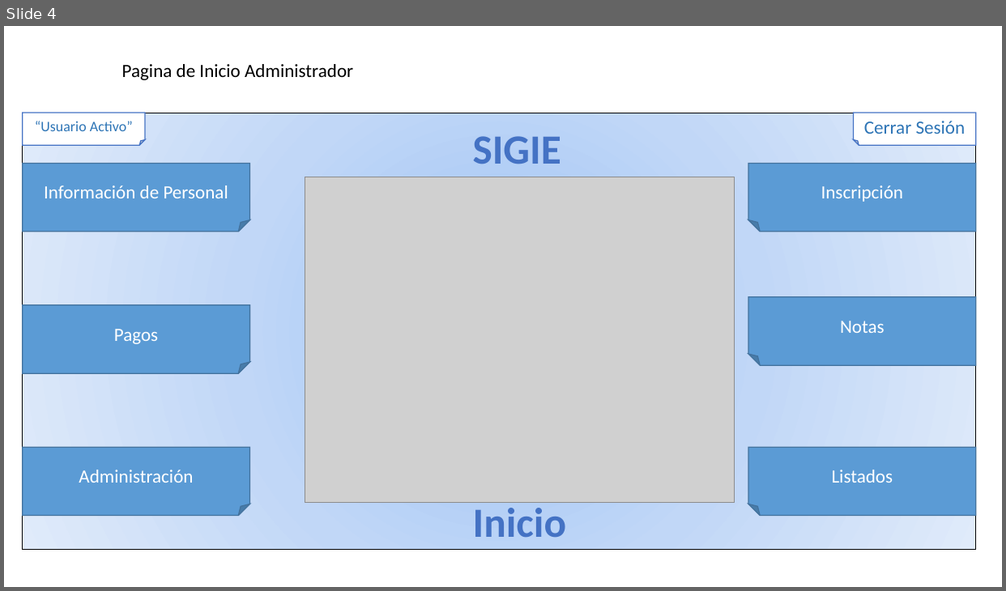
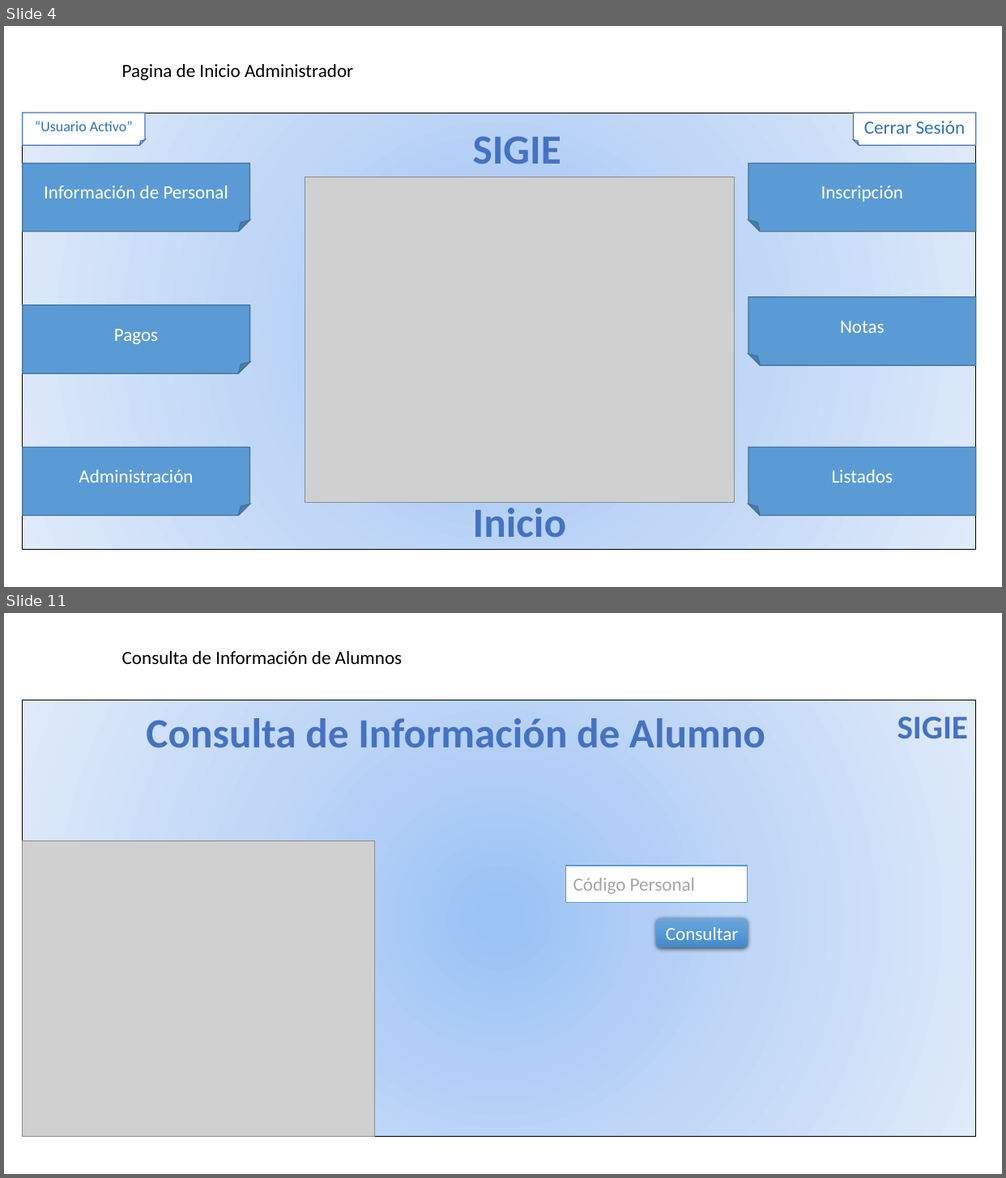
Before and after one commit to rmansilla8/SIGIE, a slide deck: Documentacion/MapaDeNavegacion.pptx. Shown one above the other, each under a label of ours: slide 4 before the commit, slides 4 and 11 after it; the slides between them are not shown. The pictures are 1006x591 and 1006x1178 pixels, drawn with LibreOffice and Linux fonts; fonts in the diff are those of the drawing; grey boxes stand for pictures. Boxes give left, top, right and bottom in pixels: in the first picture for what was removed or moved away, otherwise in the second. Text is boxed around its words. In the diff, an @@ line names an element or a change of style, - is before the commit and + after.

```diff
--- a/Documentacion/MapaDeNavegacion.pptx
+++ b/Documentacion/MapaDeNavegacion.pptx
@@ slide 11 added at bbox=[4, 613, 1002, 1174], background #FFFFFF @@
@@ text added at bbox=[122, 651, 403, 664], 18 pt, text #000000 @@
+Consulta de Información de Alumnos
@@ rectangle added at bbox=[23, 700, 977, 1137], fill gradient #9AC3F5 to #C2D8F8 to #E1EBFB, outline #000000 0.75 pt @@
@@ text added at bbox=[146, 718, 765, 748], 40 pt, text #4472C4, bold @@
+Consulta de Información de Alumno
@@ text added at bbox=[897, 717, 968, 739], 32 pt, text #4472C4, bold @@
+SIGIE
@@ picture added at bbox=[23, 841, 374, 1137] @@
@@ rectangle added at bbox=[566, 866, 748, 903], fill #FFFFFF, outline #5B9BD5 1 pt, 18 pt, text #A6A6A6 @@
+Código Personal
@@ rounded rectangle added at bbox=[657, 918, 748, 948], fill gradient #71A6DB to #559BDB to #448ACA, 18 pt, text #FFFFFF @@
+Consultar
```
Also in this commit, not shown: 1 slide changed, 6 other slides added, 6 other files.
